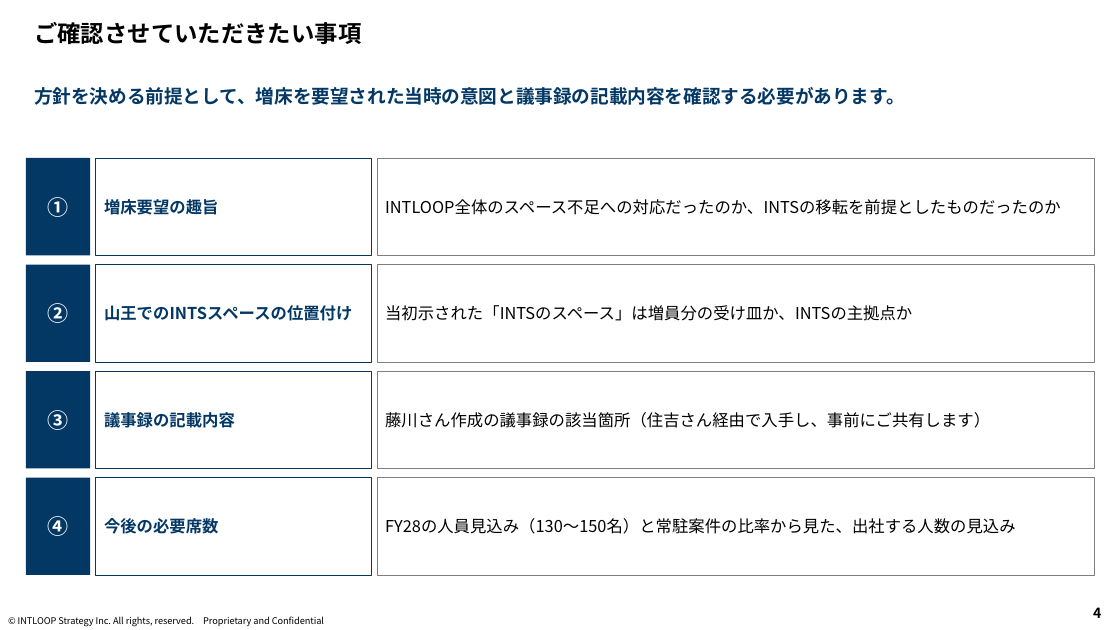
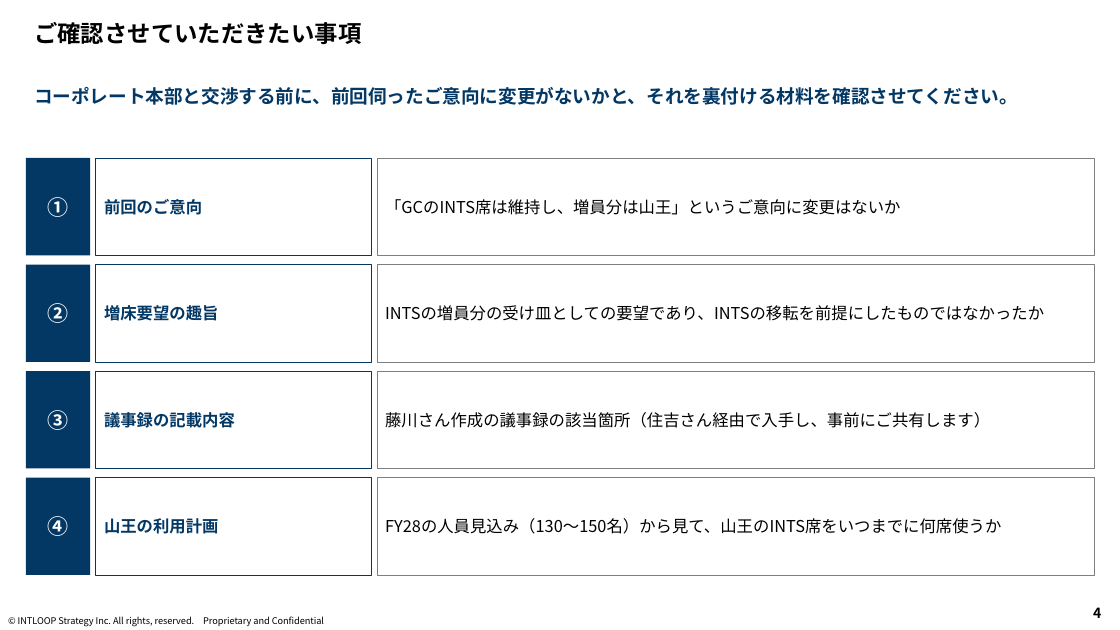
Before and after one commit to mkomko2011/For-AI, a slide deck: slide 4 of output/オフィス利用_現状確認とご相談_藤川さん向け.pptx. Drawn at 1120x630 pixels with LibreOffice and Linux fonts; fonts in the diff are those of the drawing; background and template pictures are left out. Boxes give left, top, right and bottom in pixels: in the first picture for what was removed or moved away, otherwise in the second. Text is boxed around its words. In the diff, an @@ line names an element or a change of style, - is before the commit and + after.

```diff
--- a/output/オフィス利用_現状確認とご相談_藤川さん向け.pptx
+++ b/output/オフィス利用_現状確認とご相談_藤川さん向け.pptx
@@ text at box(34, 87, 1018, 105): text changed @@
-方針を決める前提として、増床を要望された当時の意図と議事録の記載内容を確認する必要があります。
+コーポレート本部と交渉する前に、前回伺ったご意向に変更がないかと、それを裏付ける材料を確認させてください。
@@ text in rectangle at box(104, 199, 202, 215): text changed @@
-増床要望の趣旨
+前回のご意向
@@ text in rectangle at box(385, 199, 900, 215): text changed @@
-INTLOOP全体のスペース不足への対応だったのか、INTSの移転を前提としたものだったのか
+「GCのINTS席は維持し、増員分は山王」というご意向に変更はないか
@@ text in rectangle at box(104, 305, 218, 321): text changed @@
-山王でのINTSスペースの位置付け
+増床要望の趣旨
@@ text in rectangle at box(385, 305, 1044, 321): text changed @@
-当初示された「INTSのスペース」は増員分の受け皿か、INTSの主拠点か
+INTSの増員分の受け皿としての要望であり、INTSの移転を前提にしたものではなかったか
@@ text in rectangle at box(104, 518, 218, 534): text changed @@
-今後の必要席数
+山王の利用計画
@@ text in rectangle at box(385, 518, 1001, 534): text changed @@
-FY28の人員見込み（130〜150名）と常駐案件の比率から見た、出社する人数の見込み
+FY28の人員見込み（130〜150名）から見て、山王のINTS席をいつまでに何席使うか
```
Also in this commit, not shown: 3 other slides changed.
